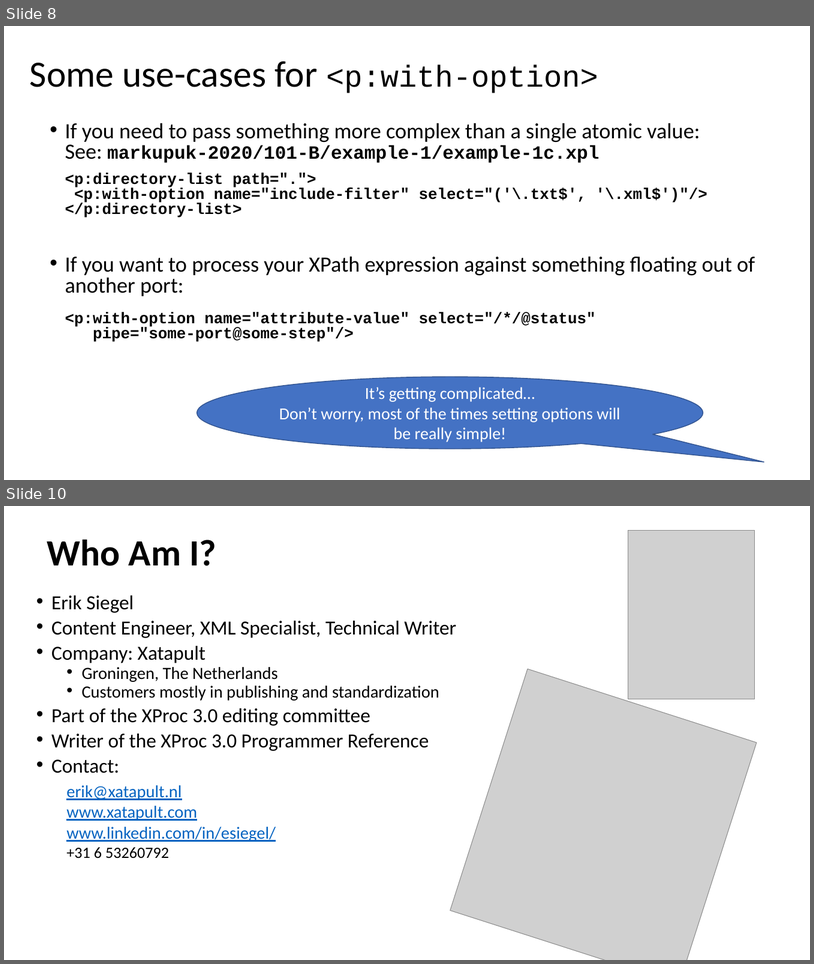
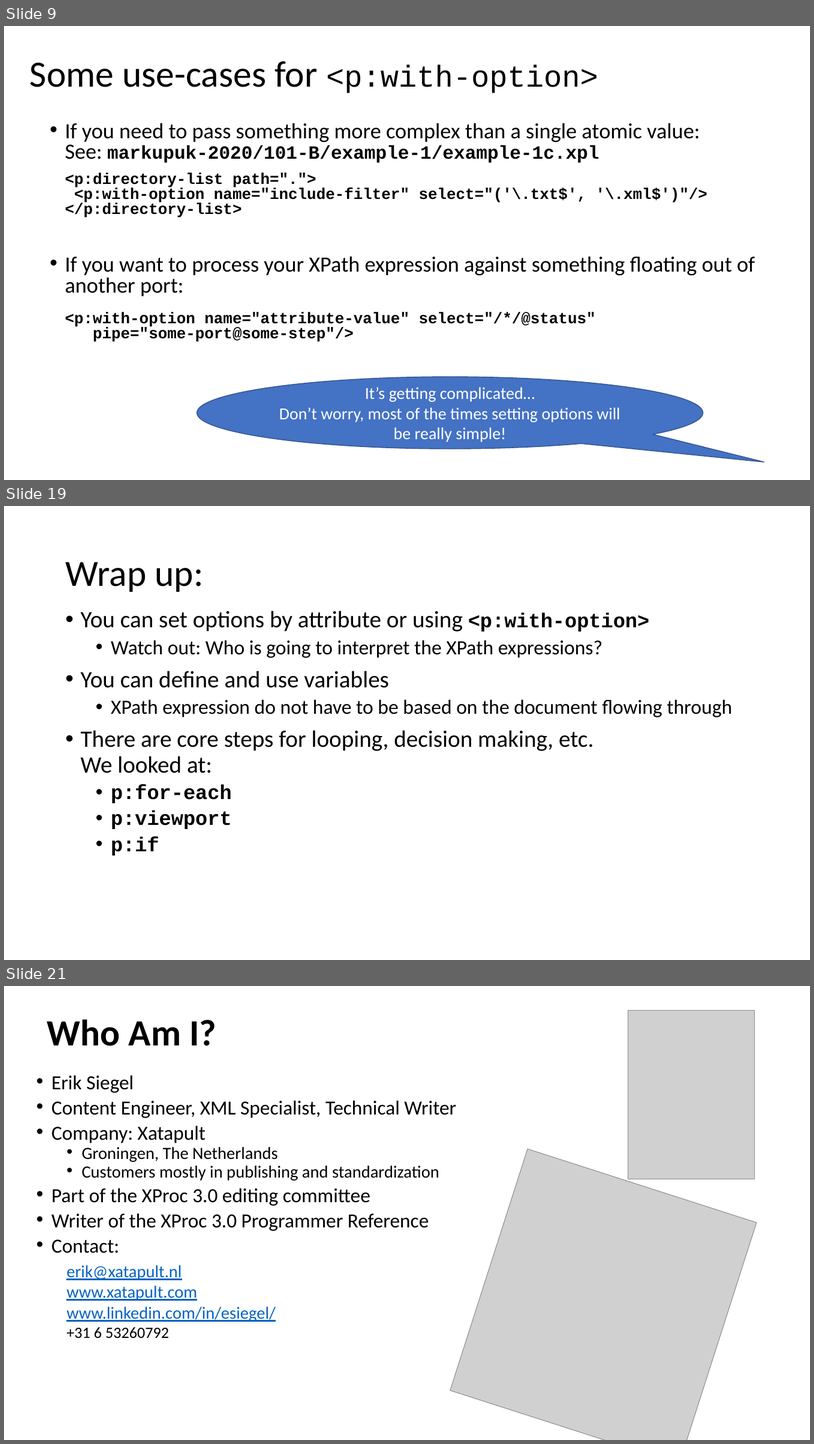
Before and after one commit to xatapult/markupuk-2020, a slide deck: 101-B/presentation/markupuk-2020-101-B.pptx. Shown one above the other, each under a label of ours: slides 8 and 10 before the commit, slides 9, 19 and 21 after it; the slides between them are not shown. The pictures are 814x964 and 814x1444 pixels, drawn with LibreOffice and Linux fonts; fonts in the diff are those of the drawing; grey boxes stand for pictures; background and template pictures are left out. Boxes give left, top, right and bottom in pixels: in the first picture for what was removed or moved away, otherwise in the second. Text is boxed around its words. In the diff, an @@ line names an element or a change of style, - is before the commit and + after.

```diff
--- a/101-B/presentation/markupuk-2020-101-B.pptx
+++ b/101-B/presentation/markupuk-2020-101-B.pptx
@@ slide 19 added at (x1=4, y1=506, x2=810, y2=960), background #FFFFFF @@
@@ title added at (x1=65, y1=562, x2=204, y2=592), 44 pt, text #000000 @@
+Wrap up:
@@ text added at (x1=81, y1=610, x2=732, y2=855), 24 pt, text #000000 @@
+• You can set options by attribute or using <p:with-option>
+  • Watch out: Who is going to interpret the XPath expressions?
+• You can define and use variables
+  • XPath expression do not have to be based on the document flowing through
+• There are core steps for looping, decision making, etc.
+  We looked at:
+  • p:for-each
+  • p:viewport
+  • p:if
@@ what was slide 8 is now slide 9 @@
@@ what was slide 10 is now slide 21 @@
```
Also in this commit, not shown: 3 slides changed, 10 other slides added, 13 other files.
